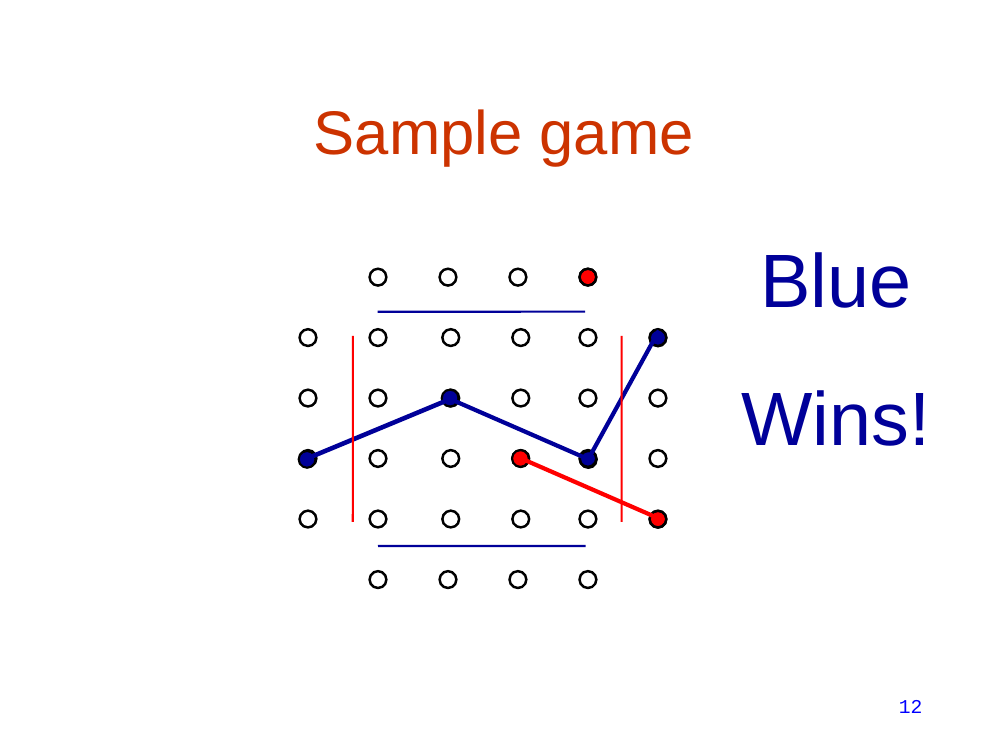
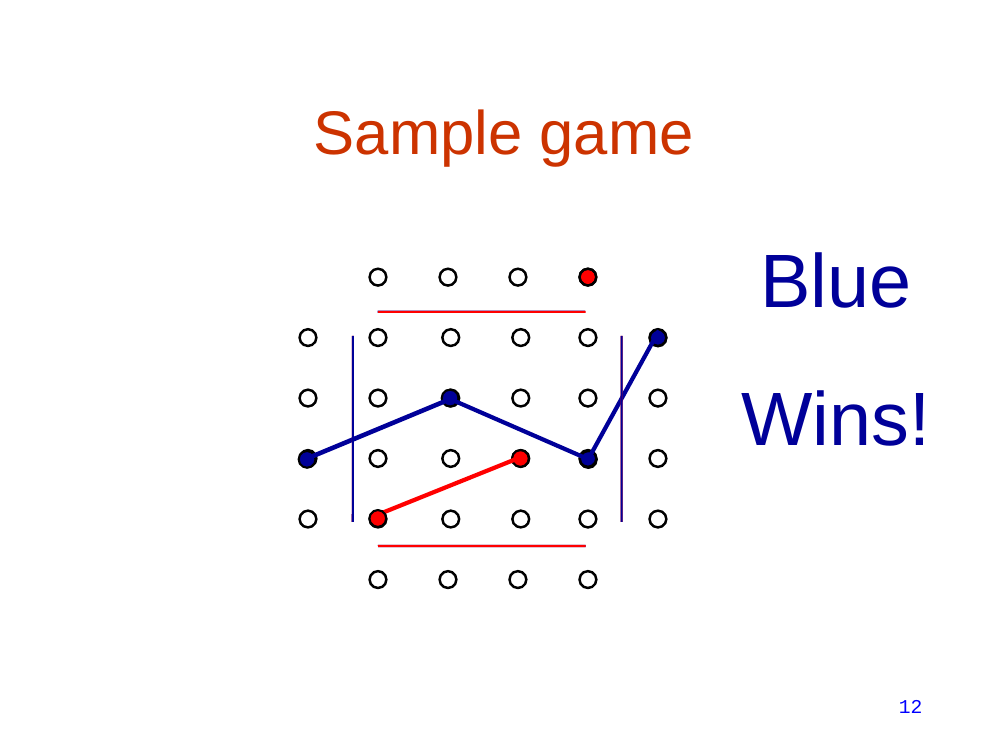
Before and after one commit to lasersox/twixt, a slide deck: slide 12 of docs/twixt_presentation.ppt. Drawn at 1008x756 pixels with LibreOffice and Linux fonts; fonts in the diff are those of the drawing. Boxes give left, top, right and bottom in pixels: in the first picture for what was removed or moved away, otherwise in the second. Text is boxed around its words. In the diff, an @@ line names an element or a change of style, - is before the commit and + after.

```diff
--- a/docs/twixt_presentation.ppt
+++ b/docs/twixt_presentation.ppt
@@ line moved from (523, 460) - (660, 519) to (520, 458) - (381, 513) @@
@@ ellipse: place and size @@
-ellipse at (649, 511, 666, 528)
+ellipse at (369, 510, 386, 527)
@@ group added at (353, 311, 622, 546): 4 lines @@
```
Also in this commit, not shown: 9 other slides changed, 1 slide removed, 1 other file.
